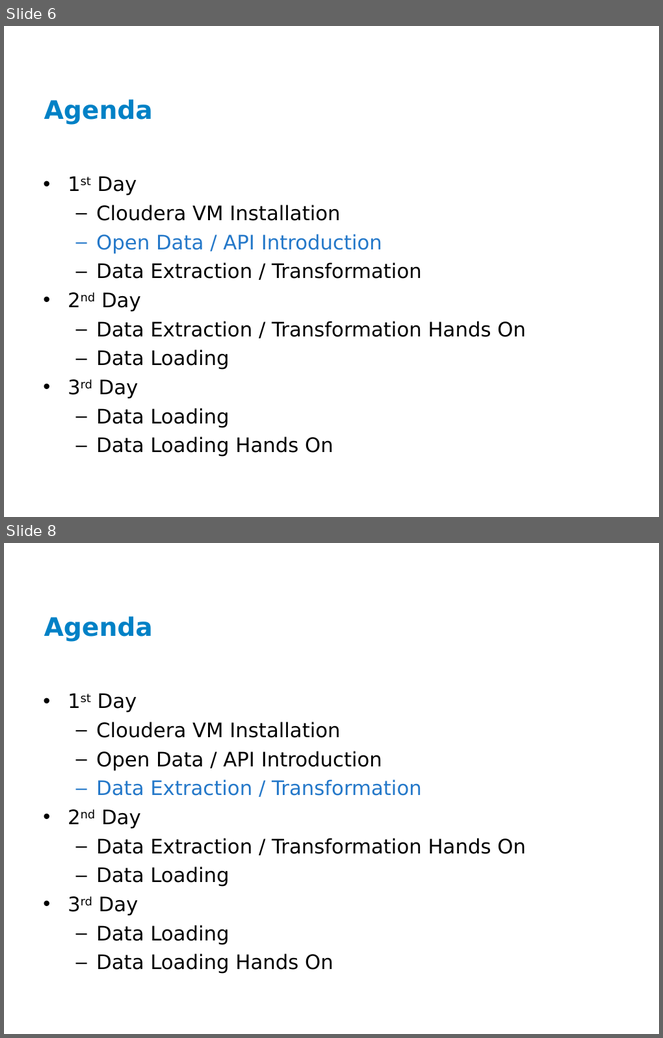
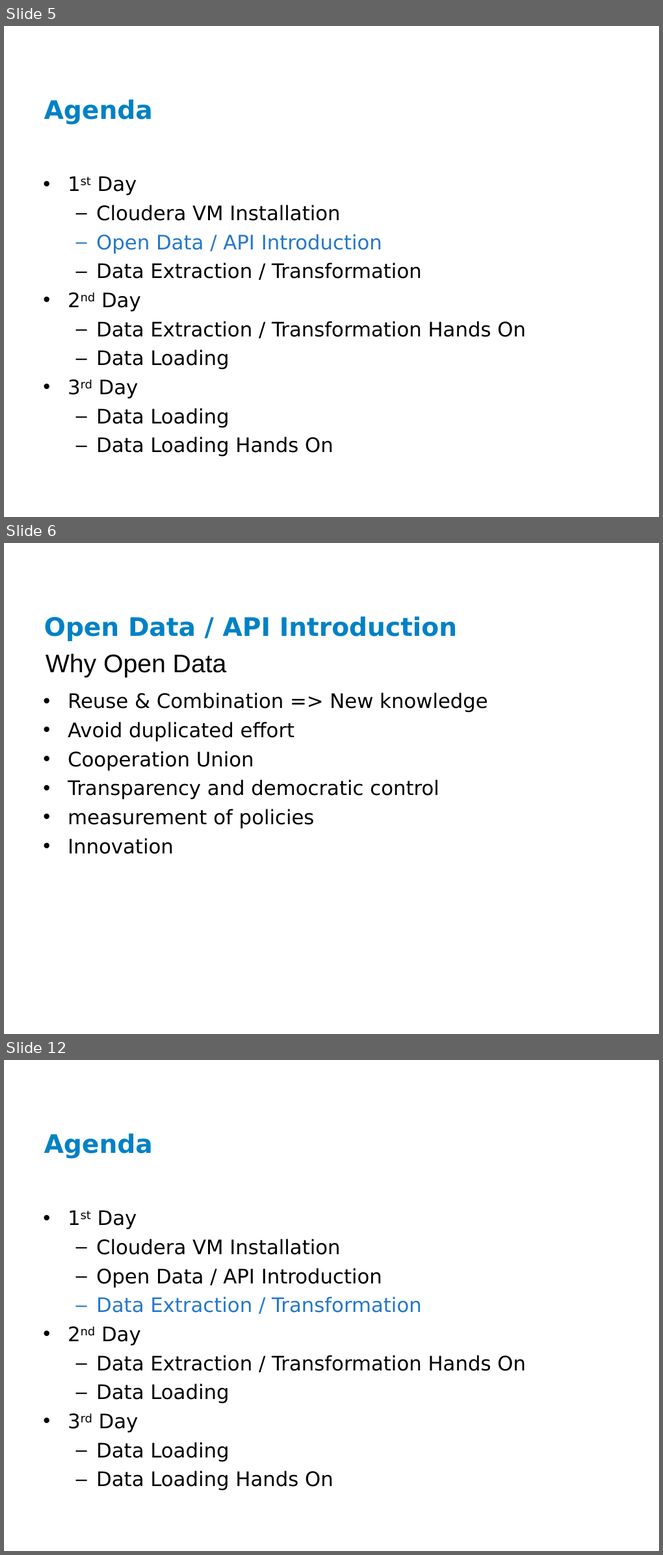
Before and after one commit to ianlin/small-data, a slide deck: training/data_etl.ppt. Shown one above the other, each under a label of ours: slides 6 and 8 before the commit, slides 5, 6 and 12 after it; the slides between them are not shown. The pictures are 663x1038 and 663x1555 pixels, drawn with LibreOffice and Linux fonts; fonts in the diff are those of the drawing; background and template pictures are left out. Boxes give left, top, right and bottom in pixels: in the first picture for what was removed or moved away, otherwise in the second. Text is boxed around its words. In the diff, an @@ line names an element or a change of style, - is before the commit and + after.

```diff
--- a/training/data_etl.ppt
+++ b/training/data_etl.ppt
@@ slide 6 added at [4,543,659,1034], background #FFFFFF @@
@@ title added at [44,616,457,641], 28 pt, text #0081C6, bold @@
+Open Data / API Introduction
@@ text added at [46,653,227,678], 28 pt, text #000000 @@
+Why Open Data
@@ text added at [68,693,488,854], 22 pt, text #000000 @@
+• Reuse & Combination => New knowledge
+• Avoid duplicated effort
+• Cooperation Union
+• Transparency and democratic control
+• measurement of policies
+• Innovation
@@ what was slide 6 is now slide 5 @@
@@ what was slide 8 is now slide 12 @@
```
Also in this commit, not shown: 9 slides changed, 3 other slides added, 1 slide removed.
